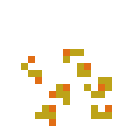
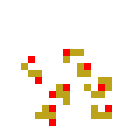
Revision of a layered 140×140 image; what changed, layer by layer:
painted on "Background" over left=28, top=49, right=112, bottom=126
